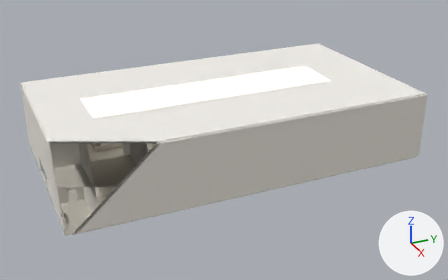
The glTF model client/public/assets/mall/greybox.glb as it was, and as the next commit left it.
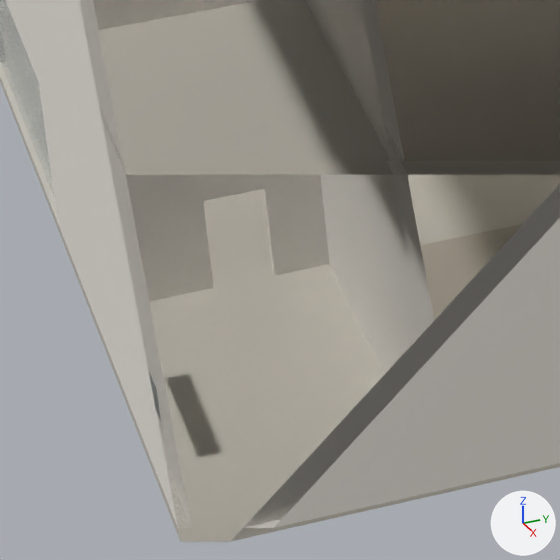
Each version appears first whole from a camera (50 mm lens) standing at (121.2, -13.3, 62.7) and looking at (2.2, 40.2, 3.2), and next in a close-up on the part from 9% to 26% of the width and 59% to 85% of the height. Arrows for +X, +Y and +Z are at lower right; the lights stay in place. The older version's two pictures come first. Everything nearer to the camera than a plane just in front of the edit is cut away.

The first close-up shows 'floor', 'glass', 'shopfloor', 'wall' and 1 more.
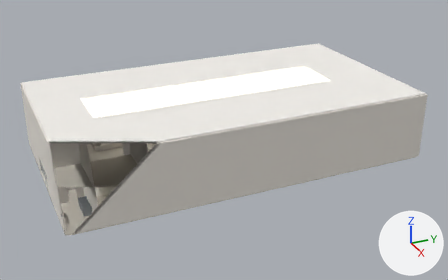
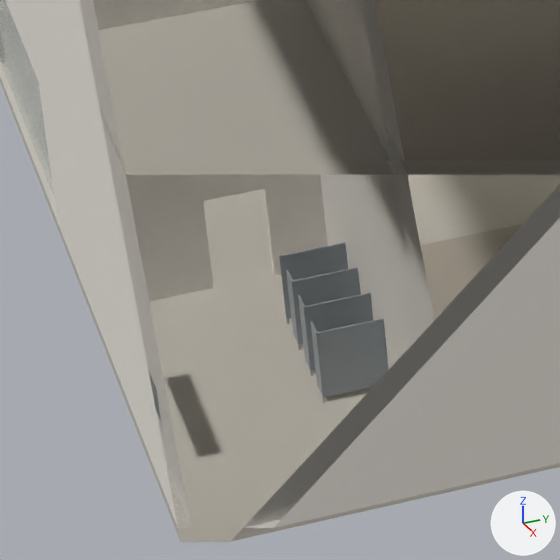
Pixel boxes (x1, y1, x2, y2) of what changed, in the close-ups (560 x 560 px):
'partition', added: after (279, 242, 389, 397)

The change in detail:
Material 'partition' (mat_partition) is new.
Its base color is (0.342, 0.381, 0.407) (grey #9ea6ab).
Mesh me_partition is new.
It has 50 vertices, 84 faces and spans x 12.88..17.12, y 4.15..5.85, z 0.15..2.0.
It uses material mat_partition (grey #9ea6ab).
Object 'partition' (ob_partition) is new; it shows me_partition.
Its location is (0.0, 0.0, 0.0).
